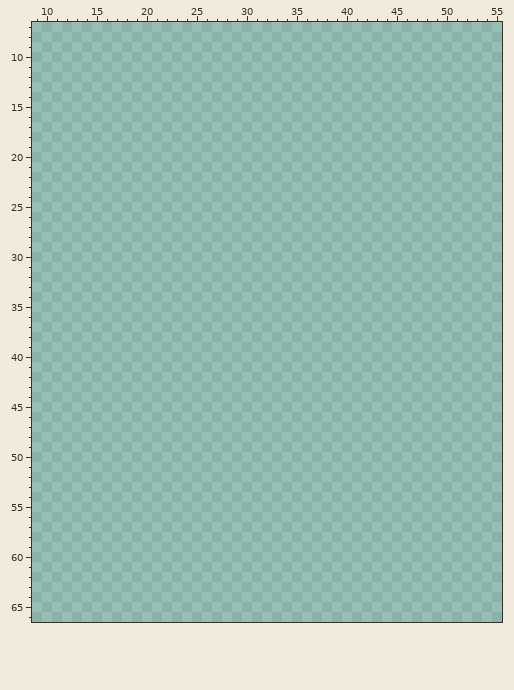
Pixel-art file, stored at Vojtech/Assets/Sprites/Forest/Forest_Tilemap.aseprite. The picture above is the old version.
256x256 pixels, 1 frame. Colours within 5 levels of each other are drawn and written as one. Shown: x 9..55, y 7..66. The commit also changed other parts of the picture, which this record leaves out.
And afterwards:
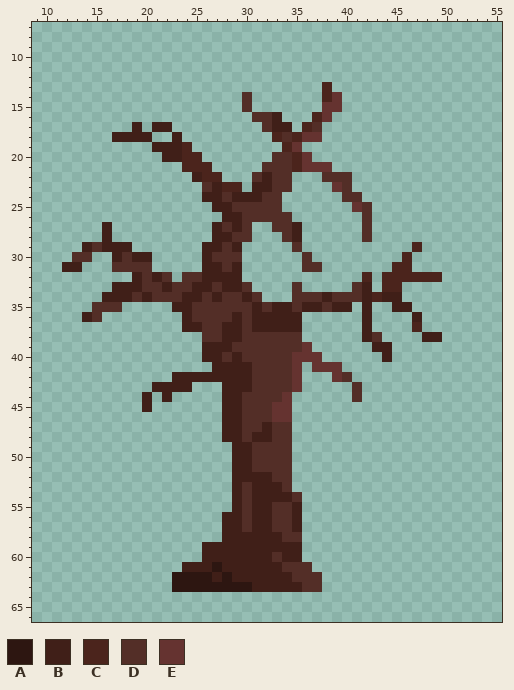
Palette (. is transparent): A #2d1611  B #401f18  C #4b241c  D #532e27  E #653330
The exact change:
Changed rows in their new state; - is an unchanged pixel.
first column x 12:
13 --------------------------C-----------
14 ------------------D-------CE----------
15 ------------------D-------EE----------
16 -------------------DDB---CE-----------
17 -------B-BB---------DBB-CD------------
18 -----BBBB--B---------CDCEE------------
19 ---------BBBC---------CE--------------
20 ----------BBCC-------DDCE-------------
21 ------------CCC-----DDDCEEE-----------
22 -------------BCC---DBDD---DDD---------
23 --------------DBCC-BBDD----ED---------
24 --------------BBDBBBDD------DD--------
25 ---------------BBDDDDD-------ED-------
26 ----------------BBDDDDD-------D-------
27 ----B----------BDBD--DDB------D-------
28 ----B----------BBDD---DB------D-------
29 --BDBBB-------BBDB-----D-----------C--
30 -DD--BDBB-----BDDD------D---------C---
31 BB---DDDD-----BBDB------DD-------CC---
32 -------BDBD-DDBBBB------------C-CCCCCC
33 -----BBBDDBDDBBDBBD----D-----DB-CC----
34 ----BBBDBDDDBBDBDDBD---DDDBDDDBCBB----
35 ---DDD-----BBDDDDDDBDBBDBBDBB-B--BB---
36 --BD--------BDDDDBDBBBBB------B----B--
37 ------------BBDDBBDBBBBB------B----C--
38 --------------DDBBDDDDDD------BD----BB
39 --------------BBBDDDDDDDE------BB-----
40 --------------BBDBDDDDDEEE------B-----
41 ---------------BBBBDDDDE-EEE----------
42 -----------BBBBBBBBDDDDE---ED---------
43 ---------BBBB---BBBDDDDE-----D--------
44 --------B-B-----BBDDDDE------D--------
45 --------B-------BBDDDEE---------------
46 ----------------BBDDDEE---------------
47 ----------------BBDDBDD---------------
48 ----------------BBDBBDD---------------
49 -----------------BBDDDD---------------
50 -----------------BBDDDD---------------
51 -----------------BBDDDD---------------
52 -----------------BBBBDD---------------
53 -----------------BDBBBD---------------
54 -----------------BDBBBBD--------------
55 -----------------BDBBDDB--------------
56 ----------------BBDBBDDB--------------
57 ----------------BBDBBDDB--------------
58 ----------------BBBBBBDD--------------
59 --------------BBBBBBBBBB--------------
60 --------------BBBBBBBDBB--------------
61 ------------BBBABBBBBBDDD-------------
62 -----------AAAABABBBBBBDDD------------
63 -----------AAAAAAAABBBBBDD------------
